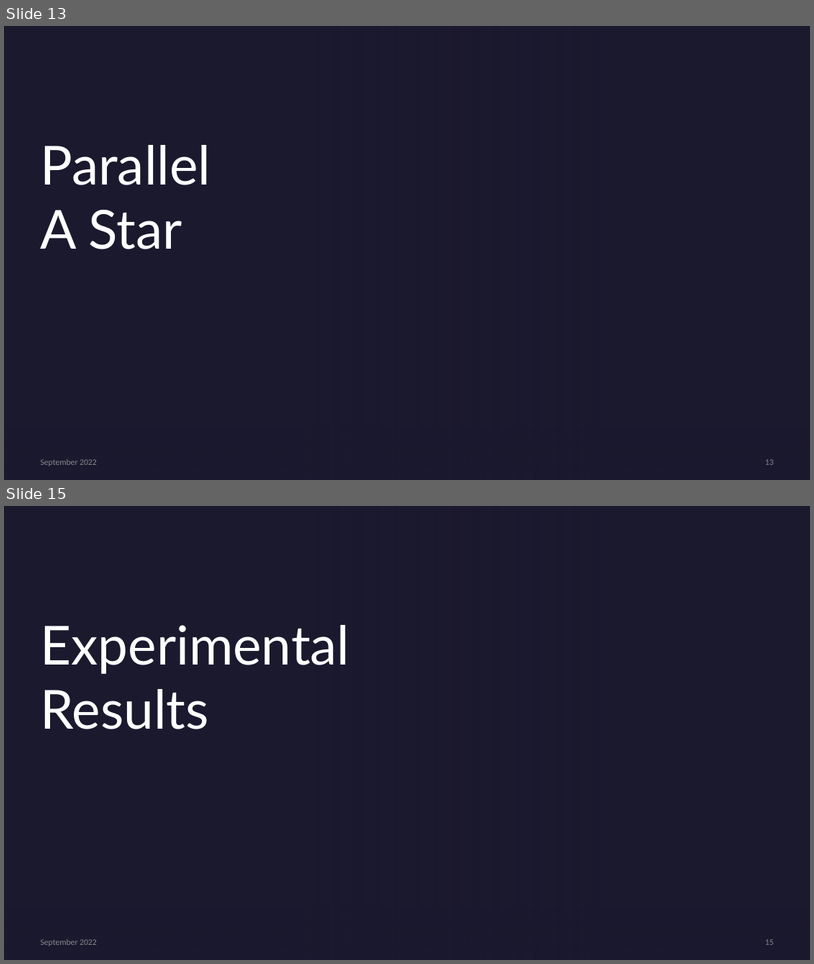
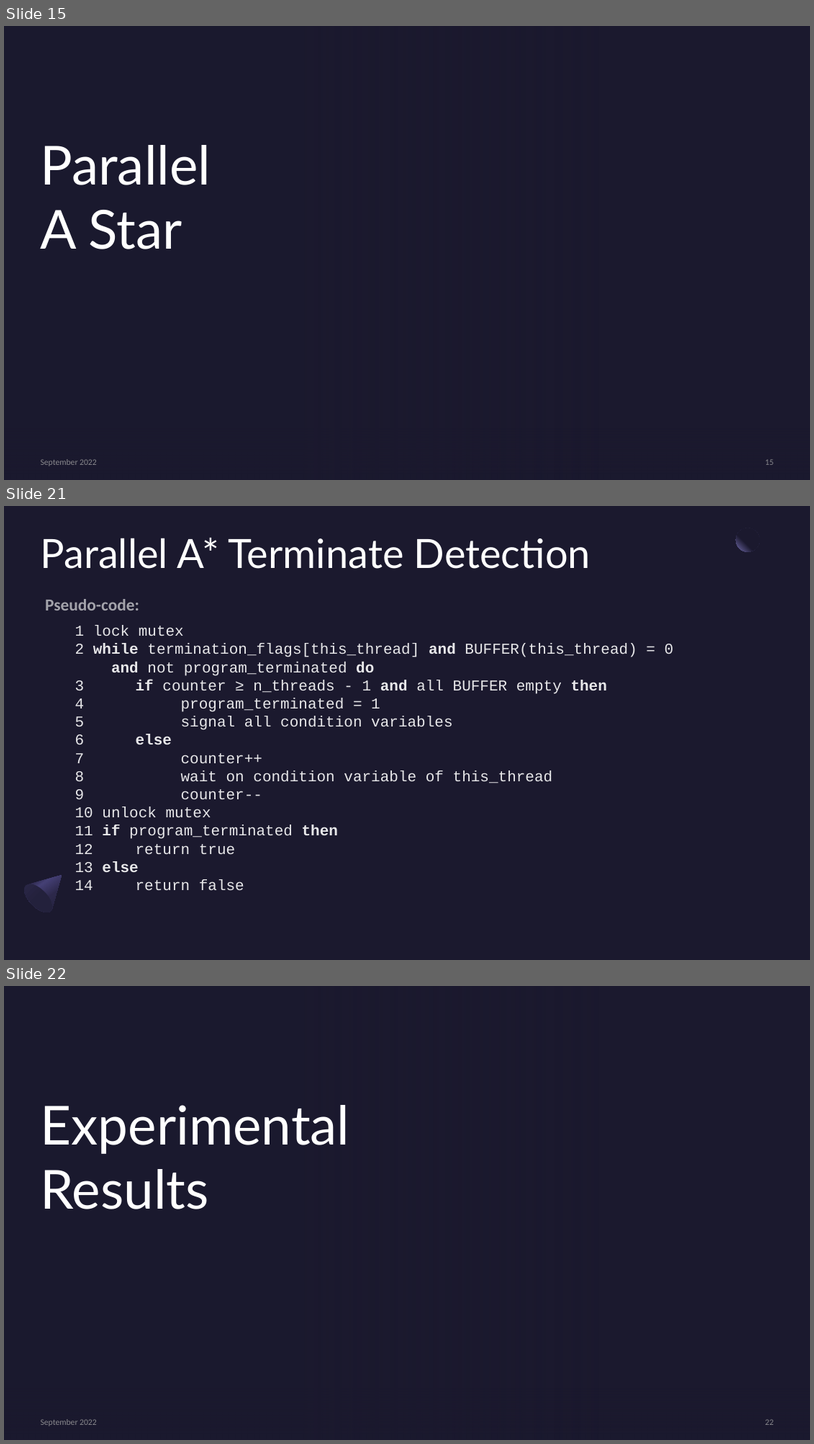
Before and after one commit to Salvo-kun/a-star, a slide deck: presentation/astar_slides.pptx. Shown one above the other, each under a label of ours: slides 13 and 15 before the commit, slides 15, 21 and 22 after it; the slides between them are not shown. The pictures are 814x964 and 814x1444 pixels, drawn with LibreOffice and Linux fonts; fonts in the diff are those of the drawing; background and template pictures are left out. Boxes give left, top, right and bottom in pixels: in the first picture for what was removed or moved away, otherwise in the second. Text is boxed around its words. In the diff, an @@ line names an element or a change of style, - is before the commit and + after.

Commit message:
AStar | DOC | AStar slides and pseudo-code fixes

```diff
--- a/presentation/astar_slides.pptx
+++ b/presentation/astar_slides.pptx
@@ slide 21 added at (4,506,810,960), background #1B192E @@
@@ title added at (41,538,591,569), 48 pt, text #FFFFFF @@
+Parallel A* Terminate Detection
@@ ellipse added at (736,528,760,551), fill gradient #1B192E to #7771B2 @@
@@ text added at (45,599,139,610), 20 pt, text #FFFFFF at 60% opacity, bold @@
+Pseudo-code:
@@ text added at (75,625,674,890), 18 pt, text #FFFFFF at 90% opacity @@
+1 lock mutex
+2 while termination_flags[this_thread] and BUFFER(this_thread) = 0
+and not program_terminated do
+3 if counter ≥ n_threads - 1 and all BUFFER empty then
+4 program_terminated = 1
+5 signal all condition variables
+6 else
+7 counter++
+8 wait on condition variable of this_thread
+9 counter--
+10 unlock mutex
+11 if program_terminated then
+12 return true
+13 else
+14 return false
@@ freeform shape added at (19,862,74,917), fill gradient #2C284A to #454075 to #1B192E @@
@@ ellipse added at (19,879,57,917), fill gradient #23213C to #2C284A @@
@@ what was slide 13 is now slide 15 @@
@@ page number at (766,459,774,464): text changed @@
-13
+15
@@ what was slide 15 is now slide 22 @@
@@ page number at (766,1419,774,1424): text changed @@
-15
+22
```
Also in this commit, not shown: 4 slides changed, 8 other slides added, 2 slides removed, 2 other files.
